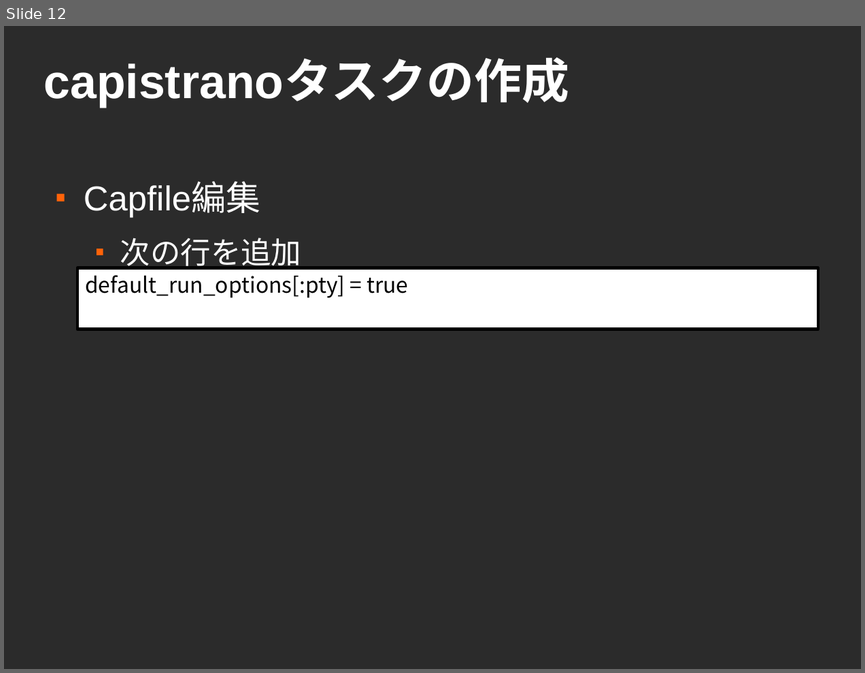
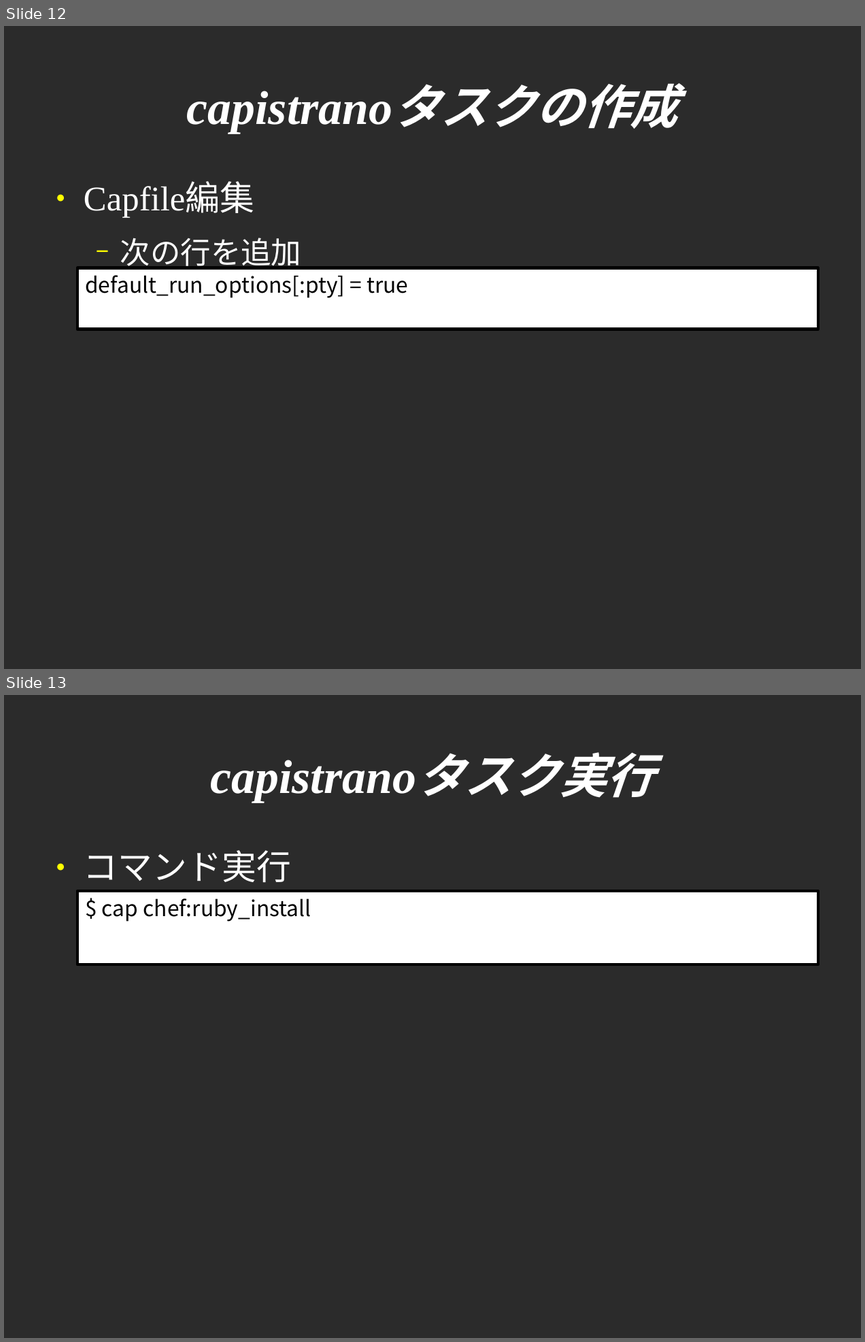
Before and after one commit to sendagayarb/mokmok_2012-05-28, a slide deck: fukajun/capistrano.odp. Shown one above the other, each under a label of ours: slide 12 before the commit, slides 12 and 13 after it. The pictures are 865x673 and 865x1342 pixels, drawn with LibreOffice and Linux fonts; fonts in the diff are those of the drawing; background and template pictures are left out; a plain dark background stands for a picture behind light text. Boxes give left, top, right and bottom in pixels: in the first picture for what was removed or moved away, otherwise in the second. Text is boxed around its words. In the diff, an @@ line names an element or a change of style, - is before the commit and + after.

```diff
--- a/fukajun/capistrano.odp
+++ b/fukajun/capistrano.odp
@@ slide 13 added at (4,695,861,1338), background picture (left out) @@
@@ title added at (47,721,818,828), 44 pt, text #FFFFFF, bold, italic @@
+capistranoタスク実行
@@ text added at (84,850,291,883), 32 pt, text #FFFFFF @@
+● コマンド実行
@@ rectangle added at (77,891,818,964), fill #FFFFFF, outline #000000 2.83 pt, 20 pt, text #000000 @@
+$ cap chef:ruby_install
@@ slide 12 changed as well @@
@@ title "capistranoタスクの作成": place and size @@
-title "capistranoタスクの作成" at (44,61,570,108)
+title "capistranoタスクの作成" at (47,52,818,159)
@@ title "capistranoタスクの作成" at (47,52,818,159): font Arial to Times New Roman, italic on; alignment left to centre @@
@@ text "Capfile編集" at (84,184,301,271): font Arial to Times New Roman; bullet ■ to ●; bullet colour #FF6309 to #FFFF00; bullet ■ to − @@
```
Also in this commit, not shown: 12 other slides changed, 16 other slides added.
